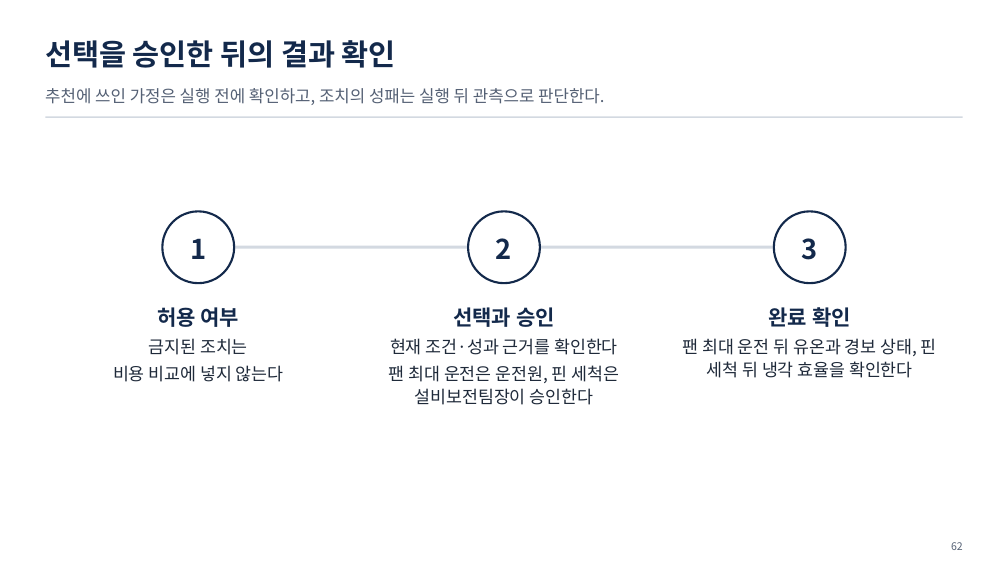
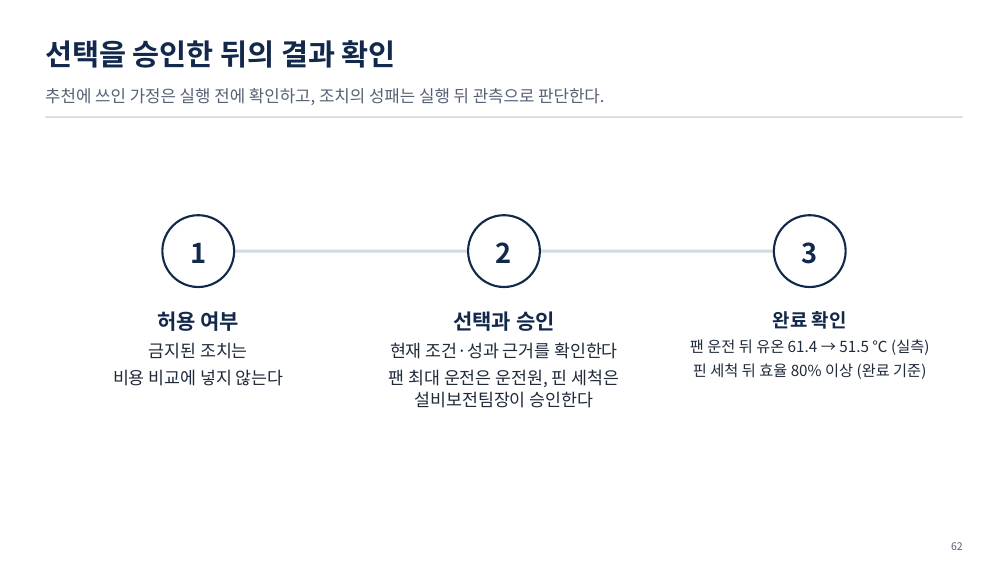
Before and after one commit to uengine-oss/hyd-iot-edu, a slide deck: slide 62 of workspace/강의제작/산출물/통합반/이론/03회차/통합반_03일차.pptx. Drawn at 1008x567 pixels with LibreOffice and Linux fonts; fonts in the diff are those of the drawing. Boxes give left, top, right and bottom in pixels: in the first picture for what was removed or moved away, otherwise in the second. Text is boxed around its words. In the diff, an @@ line names an element or a change of style, - is before the commit and + after.

Commit message:
통합반 3회차 42~62장 성과 비교 덱·낭독을 실제 원화 손익과 기준 렌더로 검토·수정

```diff
--- a/workspace/강의제작/산출물/통합반/이론/03회차/통합반_03일차.pptx
+++ b/workspace/강의제작/산출물/통합반/이론/03회차/통합반_03일차.pptx
@@ 3 texts, 3 ellipses, 1 rectangle: place and size @@
-3 texts, 3 ellipses, 1 rectangle at <box>163,212,846,284</box>
+3 texts, 3 ellipses, 1 rectangle at <box>163,216,846,287</box>
@@ text "허용 여부": place and size @@
-text "허용 여부" at <box>113,307,284,382</box>
+text "허용 여부" at <box>113,311,284,386</box>
@@ text "선택과 승인": place and size @@
-text "선택과 승인" at <box>389,307,620,405</box>
+text "선택과 승인" at <box>389,311,620,408</box>
@@ text at <box>773,311,847,329</box>: size 20 to 18 pt in "완료 확인" @@
@@ text at <box>690,339,929,379</box>: text changed; size 16.5 to 14.5 pt @@
-팬 최대 운전 뒤 유온과 경보 상태, 핀 세척 뒤 냉각 효율을 확인한다
+팬 운전 뒤 유온 61.4 → 51.5 ℃ (실측)
+핀 세척 뒤 효율 80% 이상 (완료 기준)
```
Also in this commit, not shown: 12 other slides changed, 35 other files.
